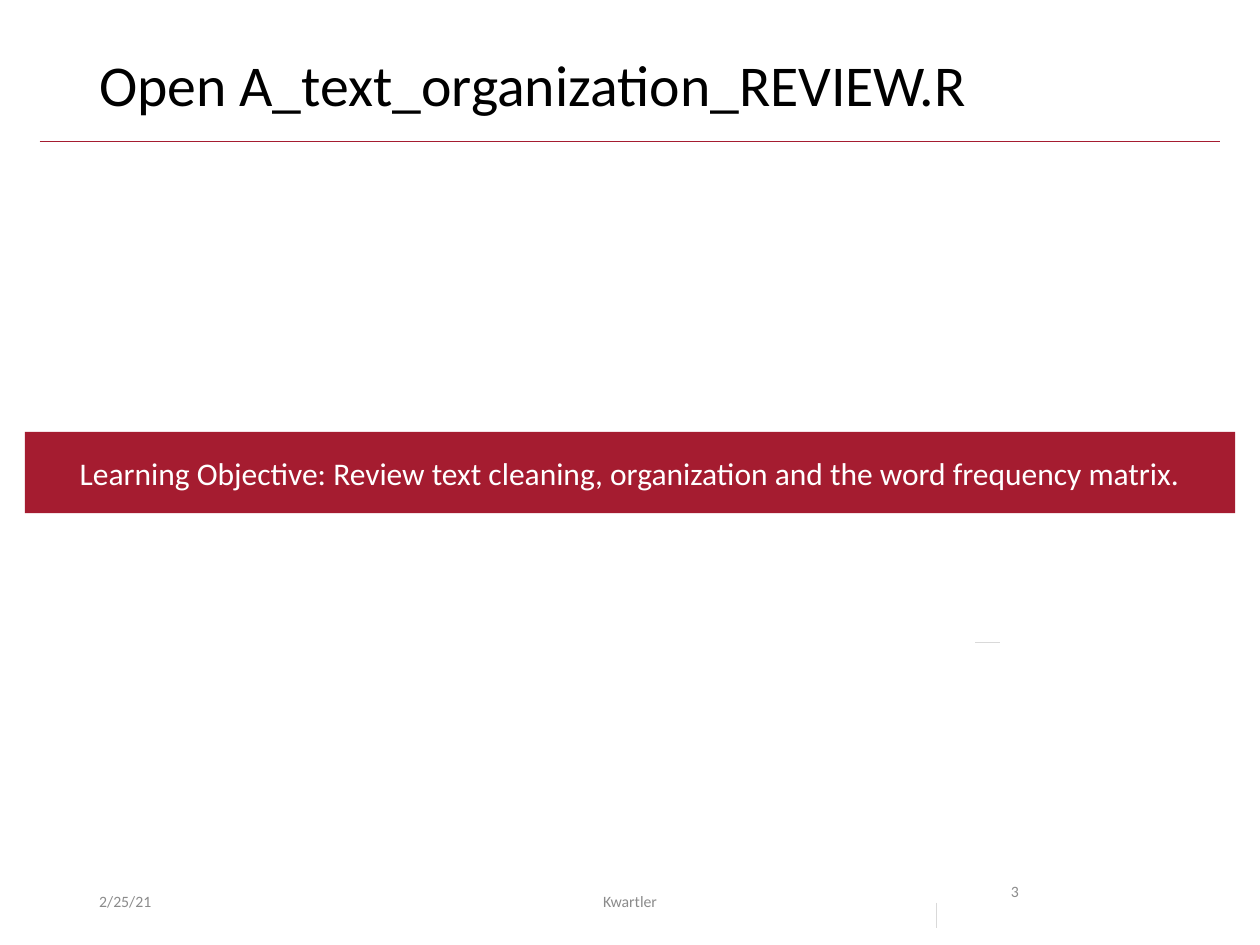
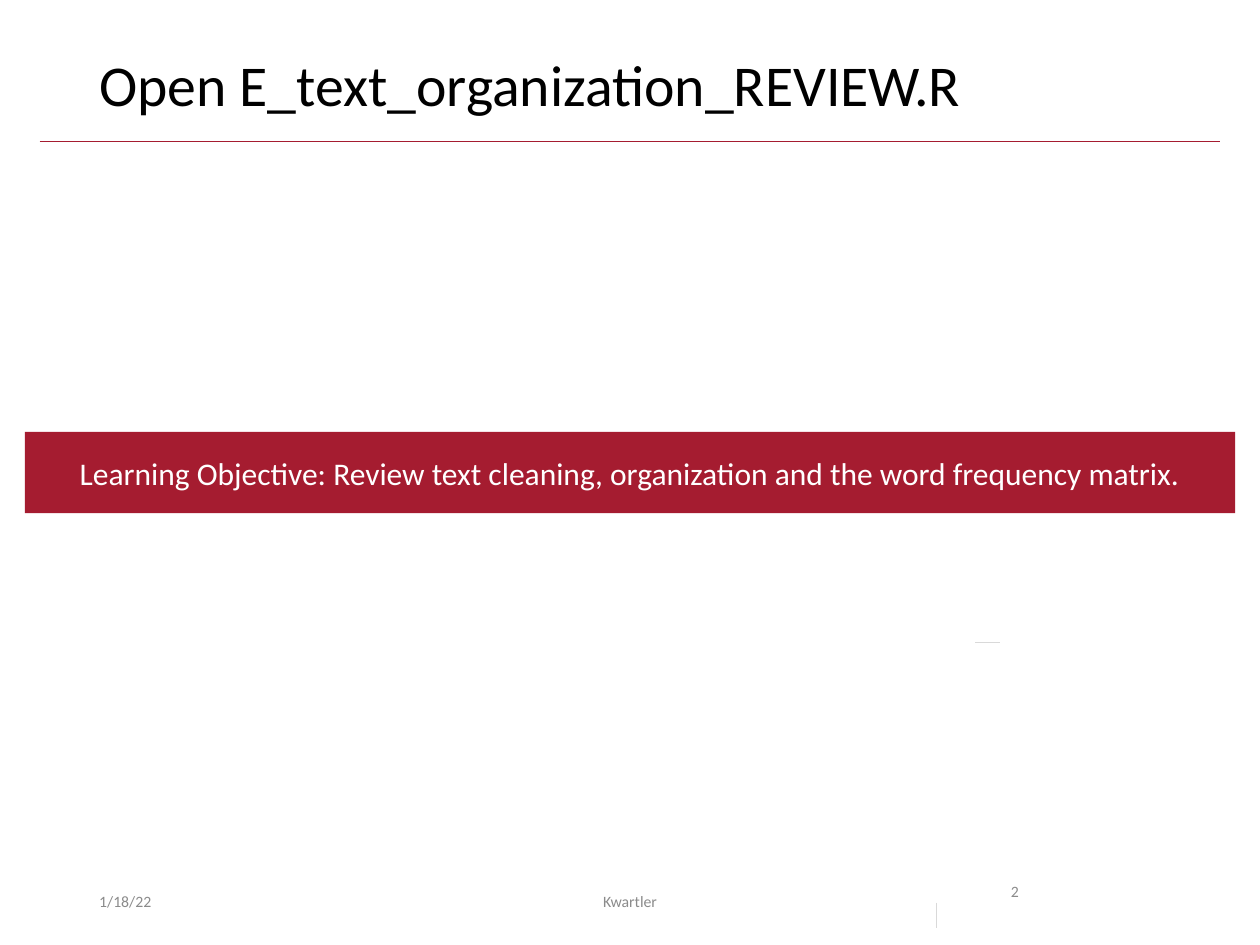
Before and after one commit to kwartler/Hult_NLP_student_intensive, a slide deck: slide 2 of lessons/class2/Class2C_Freq_Assocs.pptx (slide 3 before the commit). Drawn at 1260x945 pixels with LibreOffice and Linux fonts; fonts in the diff are those of the drawing. Boxes give left, top, right and bottom in pixels: in the first picture for what was removed or moved away, otherwise in the second. Text is boxed around its words. In the diff, an @@ line names an element or a change of style, - is before the commit and + after.

```diff
--- a/lessons/class2/Class2C_Freq_Assocs.pptx
+++ b/lessons/class2/Class2C_Freq_Assocs.pptx
@@ title at box(99, 66, 961, 116): text changed @@
-Open A_text_organization_REVIEW.R
+Open E_text_organization_REVIEW.R
@@ text at box(99, 896, 151, 908): text changed @@
-2/25/21
+1/18/22
@@ page number at box(1011, 887, 1019, 897): text changed @@
-3
+2
```
Also in this commit, not shown: 11 other slides changed, 5 slides removed, 6 other files.
